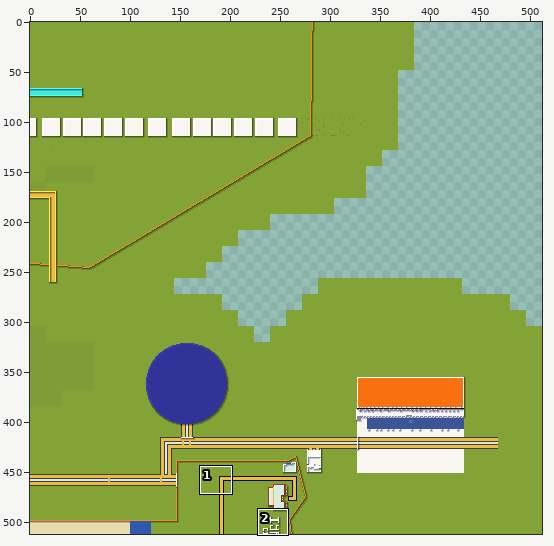
Sprite sheet -- tiles/1,-2.png. Above, an overview of the earlier version with the close-up marked.
Close-up. First the earlier version:
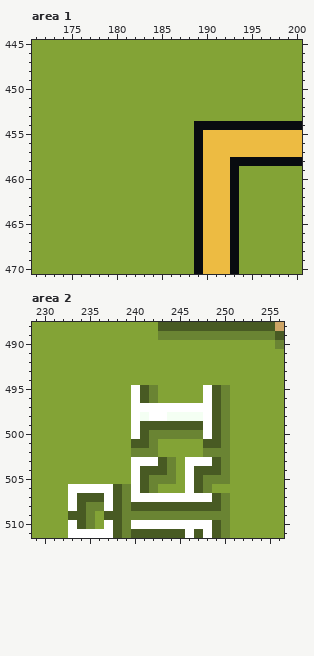
The file is 512x512 pixels. Colours within 5 levels of each other are drawn and written as one. Shown: area 1: x 171..200, y 445..470; area 2: x 229..256, y 488..511. The commit also changed other parts of the picture, which this record leaves out.
After the commit:
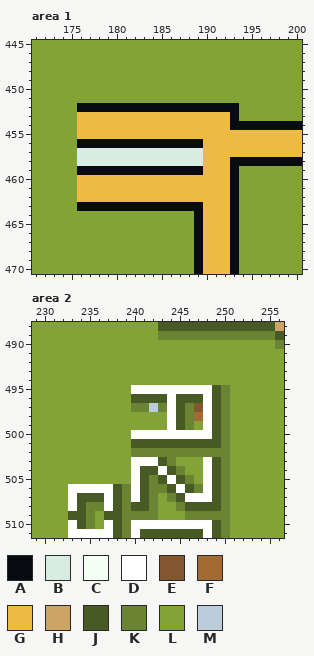
Palette (. is transparent): A #080b10  B #d8ede2  C #f4fff3  D #ffffff  E #845630  F #a36a32  G #edbb42  H #cda465  J #485a23  K #6a8433  L #83a336  M #bbccdb
What changed:
Changed rows in their new state; - is an unchanged pixel.
Area 1:
first column x 176:
452 AAAAAAAAAAAAAAAAAA
453 GGGGGGGGGGGGGGGGGA
454 GGGGGGGGGGGGGGGGG-
455 GGGGGGGGGGGGGG----
456 AAAAAAAAAAAAA-----
457 BBBBBBBBBBBBBB----
458 BBBBBBBBBBBBBB----
459 AAAAAAAAAAAAA-----
460 GGGGGGGGGGGGGG----
461 GGGGGGGGGGGGGG----
462 GGGGGGGGGGGGGG----
463 AAAAAAAAAAAAA-----
Area 2:
first column x 240:
495 -DDDDDDD---
496 J-JJDJJJ---
497 KKMK-JKE---
498 LLLLDJKF---
499 LLLLD-KL---
500 -DDDDDDD---
501 --JJJJJJ---
502 ---KKKKK---
503 ------LL---
504 ---DJKLLD--
505 ---JDJKLDJ-
506 ---KJDJKDJK
507 -JKLKJ-----
508 --KLLK-----
509 ---LLL-----
511 D-----J----
Where, in picture pixels (left, top, right, bottom), the same in both close-ups:
changed: (77, 103, 239, 211)
changed: (131, 385, 230, 538)
